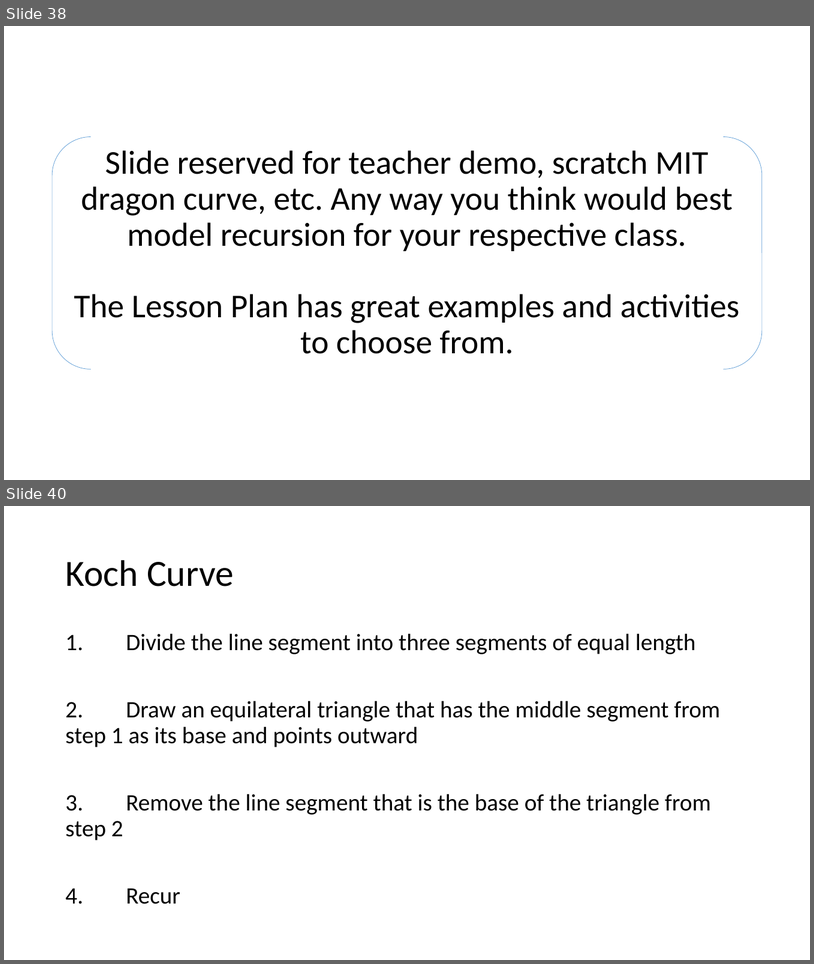
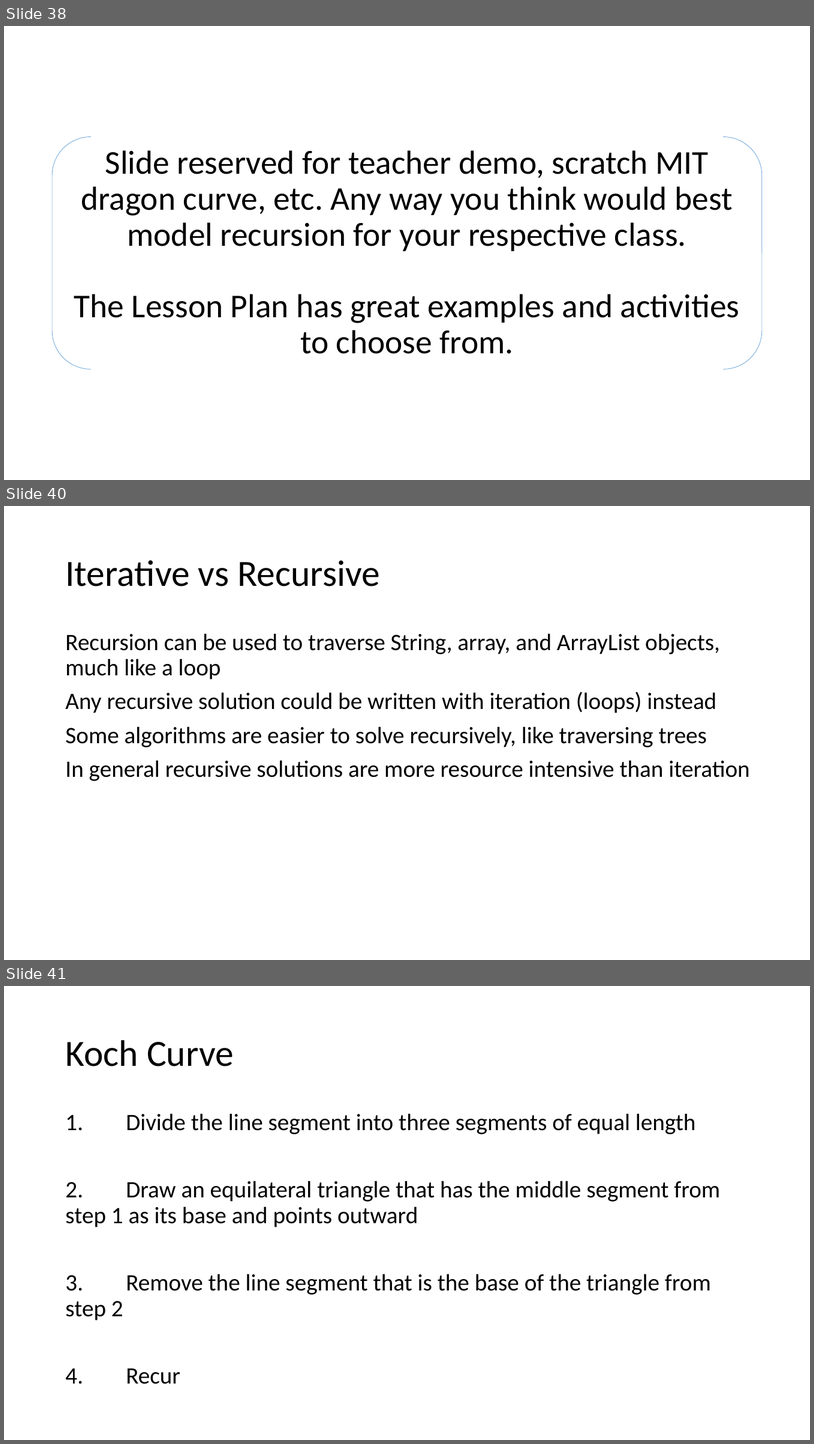
Before and after one commit to TEALSK12/apcsa-public, a slide deck: curriculum/Unit8/Unit8.pptx. Shown one above the other, each under a label of ours: slides 38 and 40 before the commit, slides 38, 40 and 41 after it; the slides between them are not shown. The pictures are 814x964 and 814x1444 pixels, drawn with LibreOffice and Linux fonts; fonts in the diff are those of the drawing. Boxes give left, top, right and bottom in pixels: in the first picture for what was removed or moved away, otherwise in the second. Text is boxed around its words. In the diff, an @@ line names an element or a change of style, - is before the commit and + after.

Commit message:
Add slide 40 recursion vs iteration

```diff
--- a/curriculum/Unit8/Unit8.pptx
+++ b/curriculum/Unit8/Unit8.pptx
@@ slide 40 added at box(4, 506, 810, 960), background #FFFFFF @@
@@ title added at box(65, 560, 380, 586), 44 pt, text #000000 @@
+Iterative vs Recursive
@@ text added at box(65, 633, 750, 781), 28 pt, text #000000 @@
+Recursion can be used to traverse String, array, and ArrayList objects, much like a loop
+Any recursive solution could be written with iteration (loops) instead
+Some algorithms are easier to solve recursively, like traversing trees
+In general recursive solutions are more resource intensive than iteration
@@ what was slide 40 is now slide 41 @@
```
